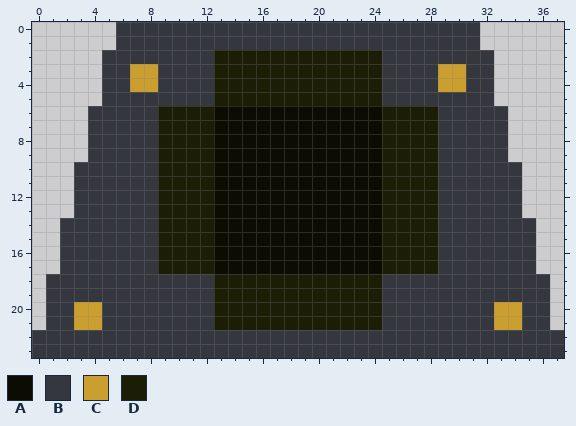
Edited in one commit: pixel-art file (ui/panel2.aseprite). This is how it looked before the edit.
38x24 pixels, 1 frame.
Palette (. is transparent): A #0c0c02  B #35373f  C #cb9f2f  D #1c1d05
Pixels before, first column x 0:
 0 ......BBBBBBBBBBBBBBBBBBBBBBBBBB......
 1 ......BBBBBBBBBBBBBBBBBBBBBBBBBB......
 2 .....BBBBBBBBDDDDDDDDDDDDBBBBBBBB.....
 3 .....BBCCBBBBDDDDDDDDDDDDBBBBCCBB.....
 4 .....BBCCBBBBDDDDDDDDDDDDBBBBCCBB.....
 5 .....BBBBBBBBDDDDDDDDDDDDBBBBBBBB.....
 6 ....BBBBBDDDDAAAAAAAAAAAADDDDBBBBB....
 7 ....BBBBBDDDDAAAAAAAAAAAADDDDBBBBB....
 8 ....BBBBBDDDDAAAAAAAAAAAADDDDBBBBB....
 9 ....BBBBBDDDDAAAAAAAAAAAADDDDBBBBB....
10 ...BBBBBBDDDDAAAAAAAAAAAADDDDBBBBBB...
11 ...BBBBBBDDDDAAAAAAAAAAAADDDDBBBBBB...
12 ...BBBBBBDDDDAAAAAAAAAAAADDDDBBBBBB...
13 ...BBBBBBDDDDAAAAAAAAAAAADDDDBBBBBB...
14 ..BBBBBBBDDDDAAAAAAAAAAAADDDDBBBBBBB..
15 ..BBBBBBBDDDDAAAAAAAAAAAADDDDBBBBBBB..
16 ..BBBBBBBDDDDAAAAAAAAAAAADDDDBBBBBBB..
17 ..BBBBBBBDDDDAAAAAAAAAAAADDDDBBBBBBB..
18 .BBBBBBBBBBBBDDDDDDDDDDDDBBBBBBBBBBBB.
19 .BBBBBBBBBBBBDDDDDDDDDDDDBBBBBBBBBBBB.
20 .BBCCBBBBBBBBDDDDDDDDDDDDBBBBBBBBCCBB.
21 .BBCCBBBBBBBBDDDDDDDDDDDDBBBBBBBBCCBB.
22 BBBBBBBBBBBBBBBBBBBBBBBBBBBBBBBBBBBBBB
23 BBBBBBBBBBBBBBBBBBBBBBBBBBBBBBBBBBBBBB
And afterwards:
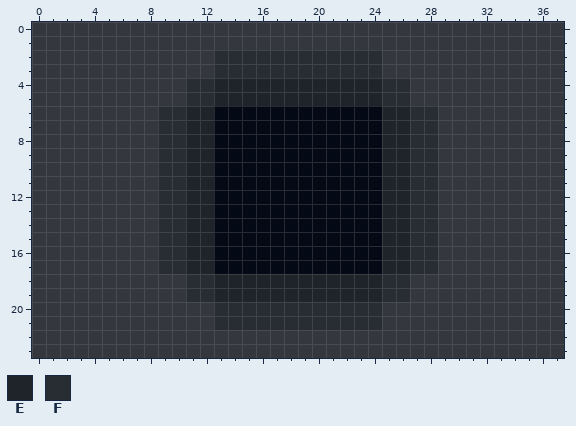
Colours new in this view: E #1f242b  F #282d34
Change:
colour A: #0c0c02 -> #030a16
Changed rows in their new state; - is a pixel that keeps its letter.
first column x 0:
 0 BBBBBB--------------------------BBBBBB
 1 BBBBBB--------------------------BBBBBB
 2 BBBBB--------FFFFFFFFFFFF--------BBBBB
 3 BBBBB--BB----FFFFFFFFFFFF----BB--BBBBB
 4 BBBBB--BB--FFEEEEEEEEEEEEFF--BB--BBBBB
 5 BBBBB------FFEEEEEEEEEEEEFF------BBBBB
 6 BBBB-----FFEE------------EEFF-----BBBB
 7 BBBB-----FFEE------------EEFF-----BBBB
 8 BBBB-----FFEE------------EEFF-----BBBB
 9 BBBB-----FFEE------------EEFF-----BBBB
10 BBB------FFEE------------EEFF------BBB
11 BBB------FFEE------------EEFF------BBB
12 BBB------FFEE------------EEFF------BBB
13 BBB------FFEE------------EEFF------BBB
14 BB-------FFEE------------EEFF-------BB
15 BB-------FFEE------------EEFF-------BB
16 BB-------FFEE------------EEFF-------BB
17 BB-------FFEE------------EEFF-------BB
18 B----------FFEEEEEEEEEEEEFF----------B
19 B----------FFEEEEEEEEEEEEFF----------B
20 B--BB--------FFFFFFFFFFFF--------BB--B
21 B--BB--------FFFFFFFFFFFF--------BB--B
